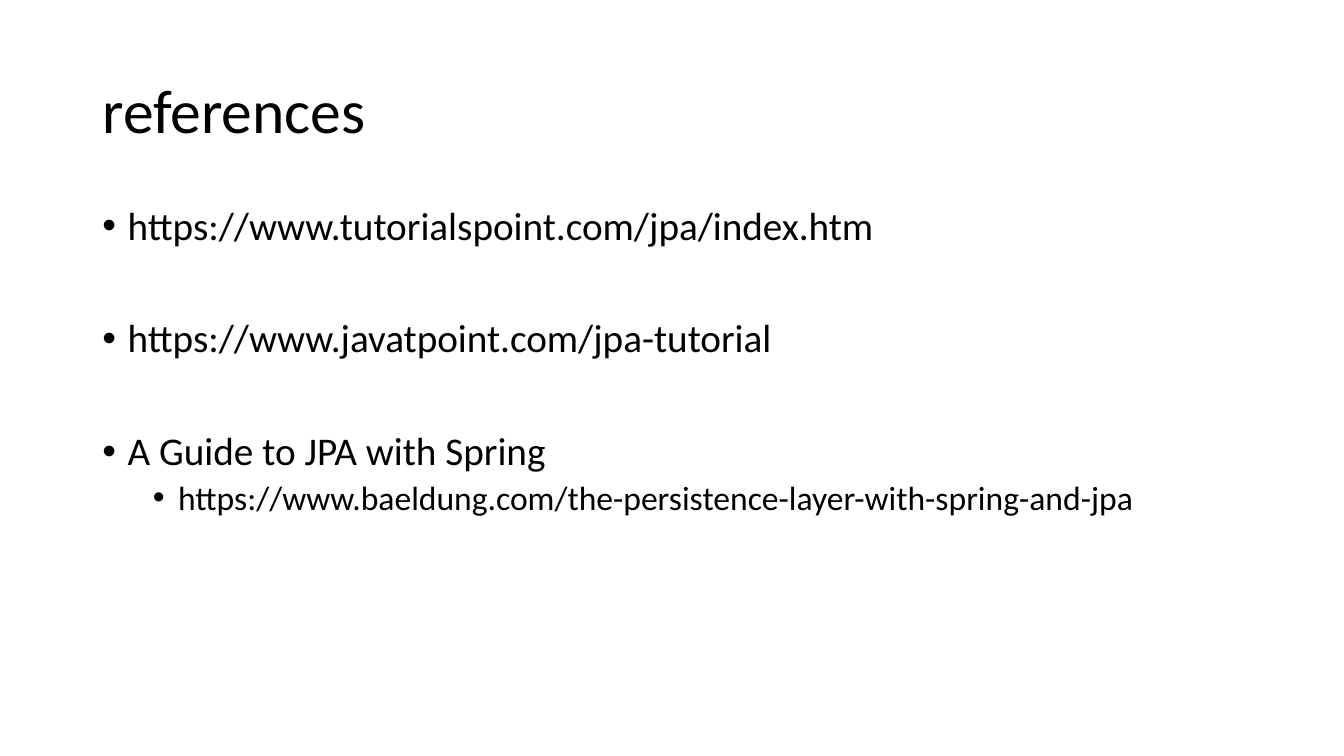
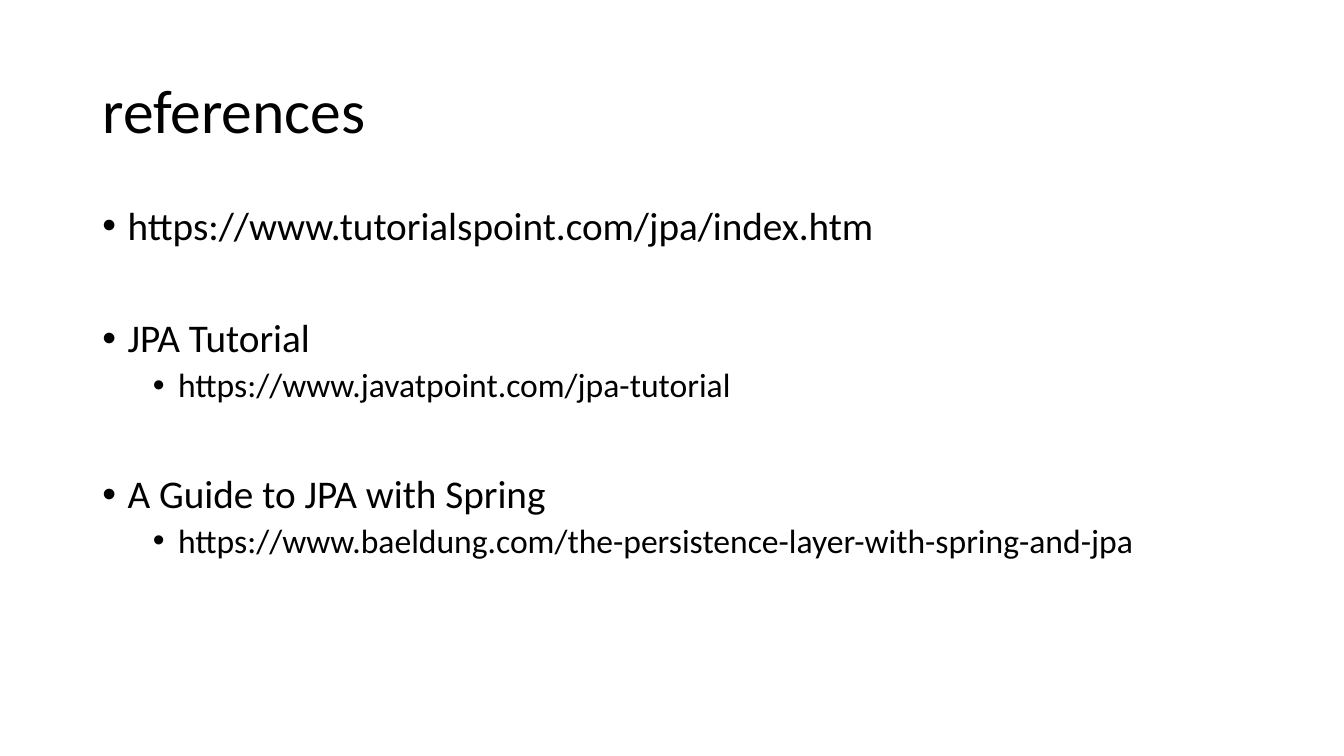
Before and after one commit to lawren43/mytest-repo, a slide deck: slide 40 of test-springmvc/doc/20181018-Spring JPA.pptx (slide 23 before the commit). Drawn at 1344x756 pixels with LibreOffice and Linux fonts; fonts in the diff are those of the drawing. Boxes give left, top, right and bottom in pixels: in the first picture for what was removed or moved away, otherwise in the second. Text is boxed around its words. In the diff, an @@ line names an element or a change of style, - is before the commit and + after.

```diff
--- a/test-springmvc/doc/20181018-Spring JPA.pptx
+++ b/test-springmvc/doc/20181018-Spring JPA.pptx
@@ text at bbox=[128, 324, 310, 353]: paragraph added @@
+• JPA Tutorial
@@ text at bbox=[178, 373, 730, 403]: size 28 to 24 pt in "https://www.javatpoint.com/jpa-tutorial"; list level 1 to 2 in "https://www.javatpoint.com/jpa-tutorial" @@
```
Also in this commit, not shown: 17 slides added, 3 other files.
